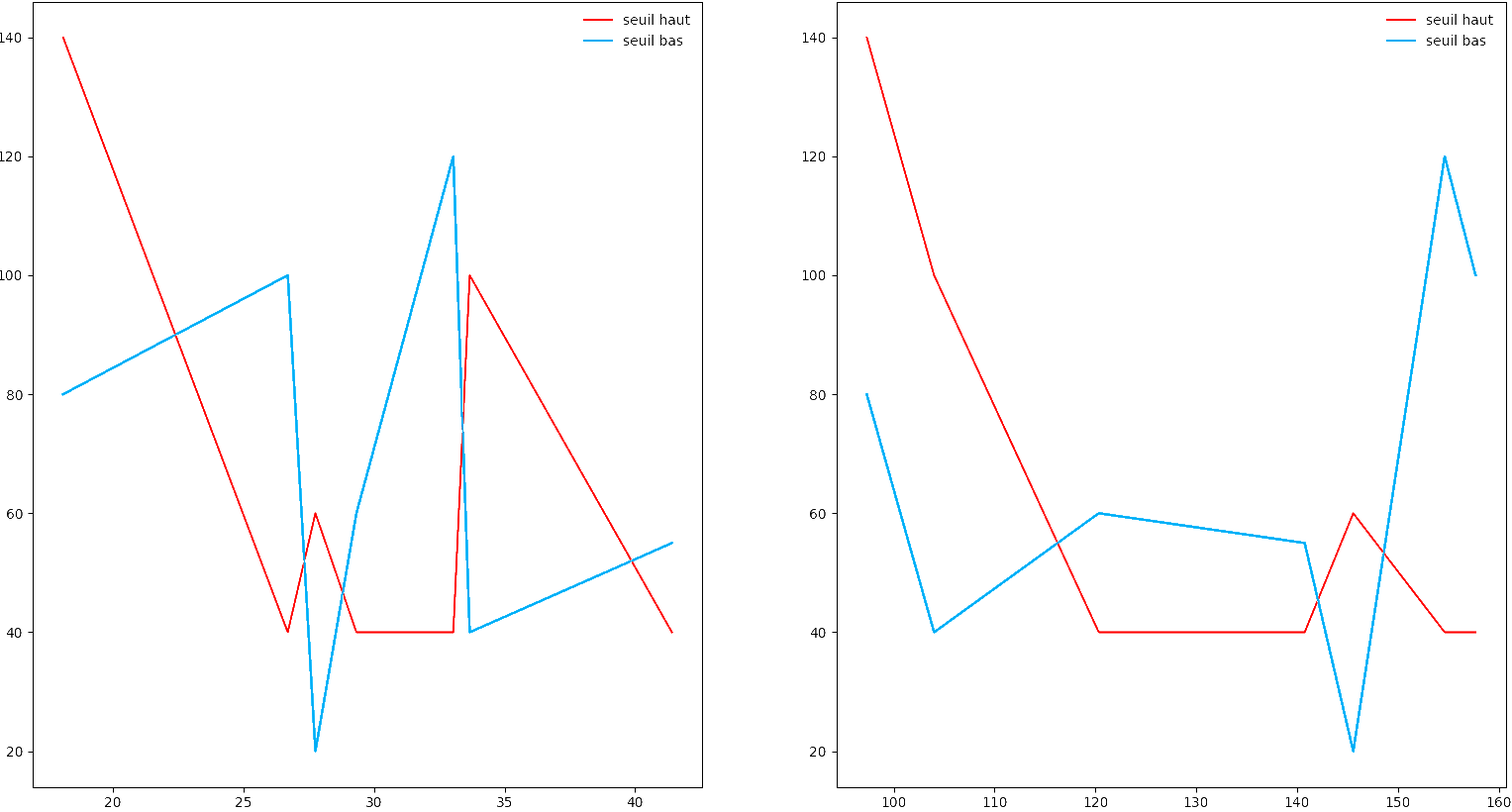
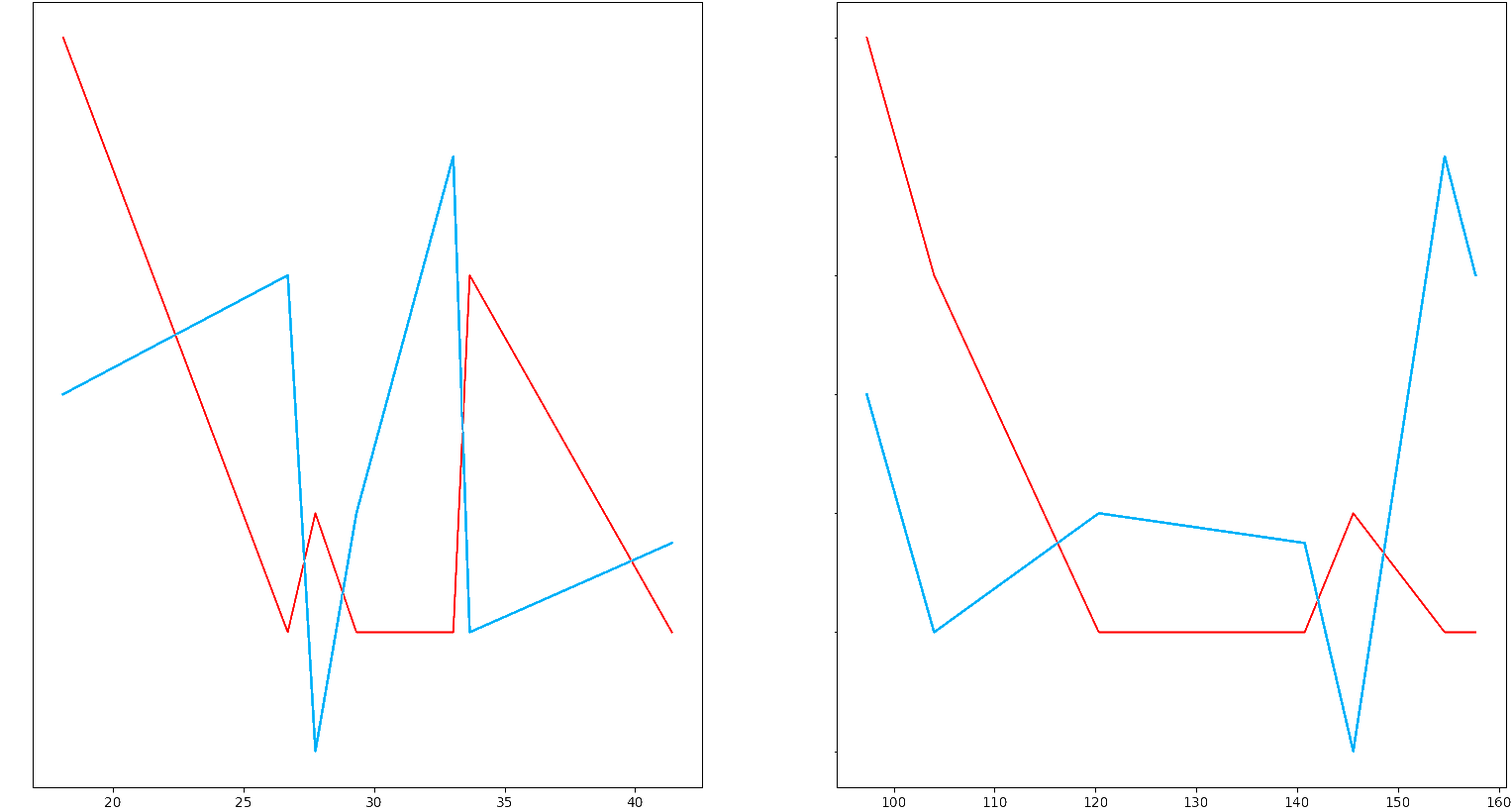
Two versions of the same layered image (1512 × 812). Layer-by-layer changes:
painted on "P3ondR.png copy" over [0, 13, 1494, 757]
